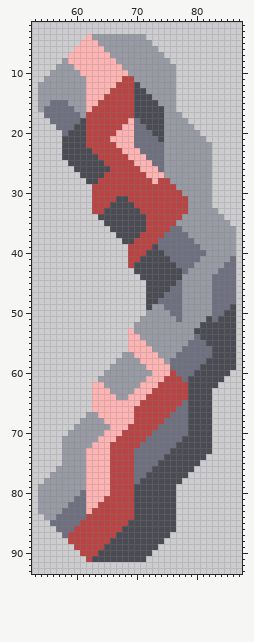
Sprite sheet: sprites/units/katla-arm.png. The picture above was drawn from the file before the commit.
The file is 96x96 pixels. Shown: x 53..87, y 2..93.
Now the later version:
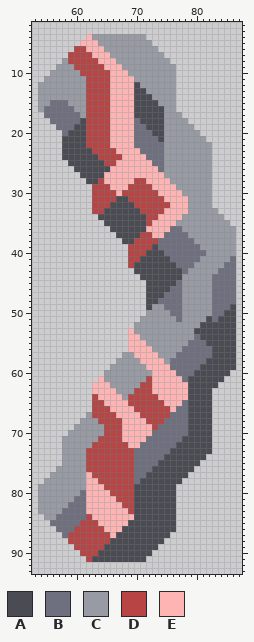
Palette (. is transparent): A #4a4b53  B #6e7080  C #989aa4  D #b94444  E #ffb4b4
Diff:
Changed rows in their new state; - is an unchanged pixel.
first column x 59:
 6 -DD-----------------
 7 DDDD----------------
 8 DDDDD---------------
 9 -DDDDD--------------
10 --DDDDD-------------
11 ---DDDD--EE---------
12 ---DDDD-EEE---------
13 ---DDDDEEEE---------
14 ---DDD-EEEE---------
15 ---DD--EEEE---------
16 ---D---EEEE---------
17 -------EEEE---------
18 -------EEE----------
19 -------EE-----------
20 -------E------------
22 -------E------------
23 --------E-----------
24 ---------E----------
25 --------EEE---------
26 -------EEEEE--------
27 ------EEEEEEE-------
28 ------EEEEE--E-EE---
29 -------EEE----EEEE--
30 --------E------EEEE-
31 ----------------EEEE
32 -----------------EEE
33 ----------------EEEE
34 ---------------EEEE-
35 --------------EEEE--
36 -------------EEEE---
37 --------------EE----
first column x 62:
60 --------------E--
61 --E-------D--EEE-
62 ---E-----DD-EEEEE
63 ----E---DDDEEEEEE
64 -D---E-DDD--EEEEE
65 -DD----DD----EEE-
66 -DDD----------E--
67 -DDDD---E--------
68 --DDDD--EE-------
69 ---DDD-EEEE------
70 ---DDDEEEEE------
71 --DDD-EEEE-------
72 -DDD---EE--------
73 DDDD-------------
74 DDDD-------------
75 DDDD-------------
76 DDDD-------------
77 -DDD-------------
78 --DD-------------
79 ---D-------------
81 ---EE------------
82 --EEEE-----------
83 -EEEEEE----------
84 -EEEEEEE---------
85 --EEEEE----------
86 ---EEE-----------
87 ----E------------
